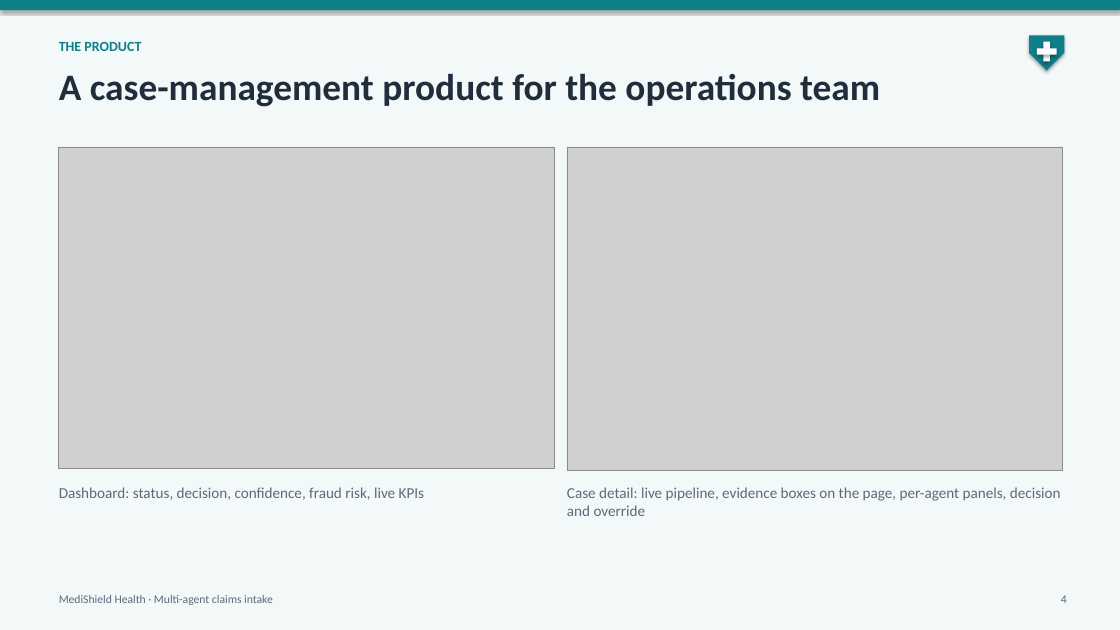
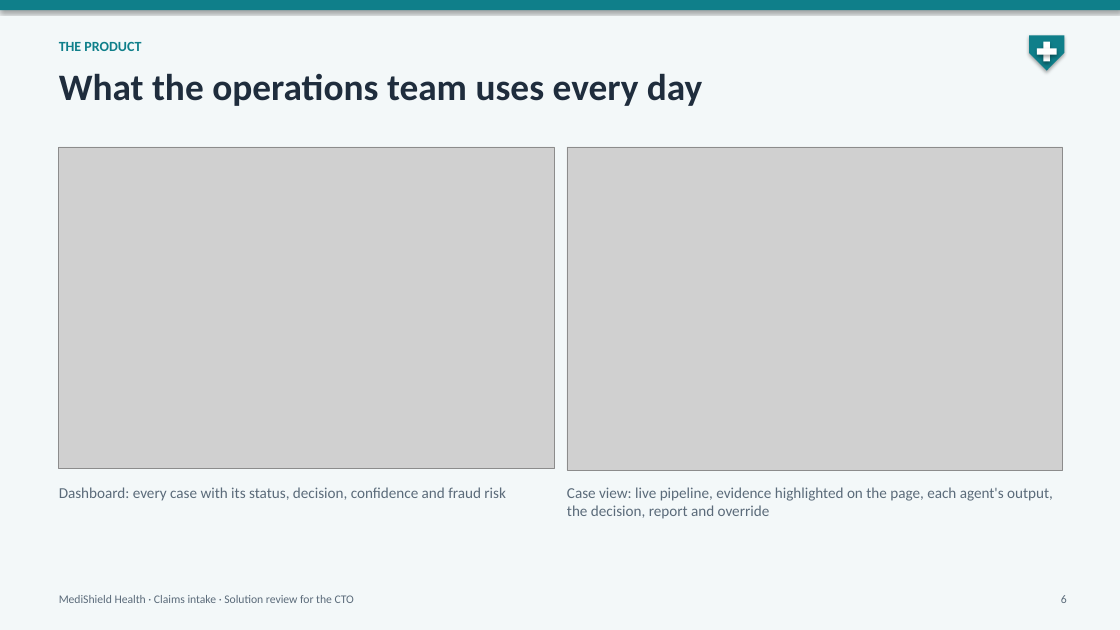
Before and after one commit to raghav010126/Capstone, a slide deck: slide 6 of docs/MediShield_capstone.pptx (slide 4 before the commit). Drawn at 1120x630 pixels with LibreOffice and Linux fonts; fonts in the diff are those of the drawing; grey boxes stand for pictures. Boxes give left, top, right and bottom in pixels: in the first picture for what was removed or moved away, otherwise in the second. Text is boxed around its words. In the diff, an @@ line names an element or a change of style, - is before the commit and + after.

```diff
--- a/docs/MediShield_capstone.pptx
+++ b/docs/MediShield_capstone.pptx
@@ text at box(59, 73, 702, 106): text changed @@
-A case-management product for the operations team
+What the operations team uses every day
@@ text at box(59, 487, 506, 501): text changed @@
-Dashboard: status, decision, confidence, fraud risk, live KPIs
+Dashboard: every case with its status, decision, confidence and fraud risk
@@ text at box(567, 487, 1053, 519): text changed @@
-Case detail: live pipeline, evidence boxes on the page, per-agent panels, decision and override
+Case view: live pipeline, evidence highlighted on the page, each agent's output, the decision, report and override
@@ text at box(59, 595, 354, 603): text changed @@
-MediShield Health · Multi-agent claims intake
+MediShield Health · Claims intake · Solution review for the CTO
@@ text at box(1061, 595, 1067, 603): text changed @@
-4
+6
```
Also in this commit, not shown: 5 other slides changed, 8 slides added, 5 slides removed, 2 other files.
